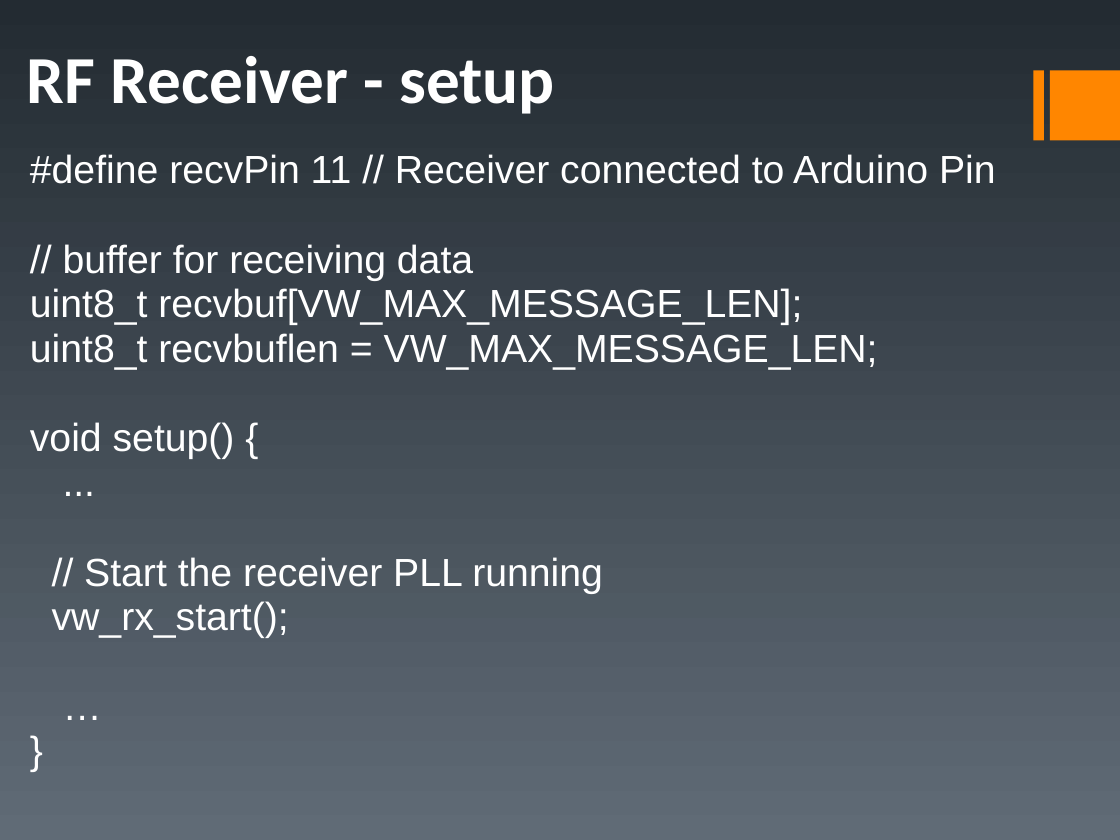
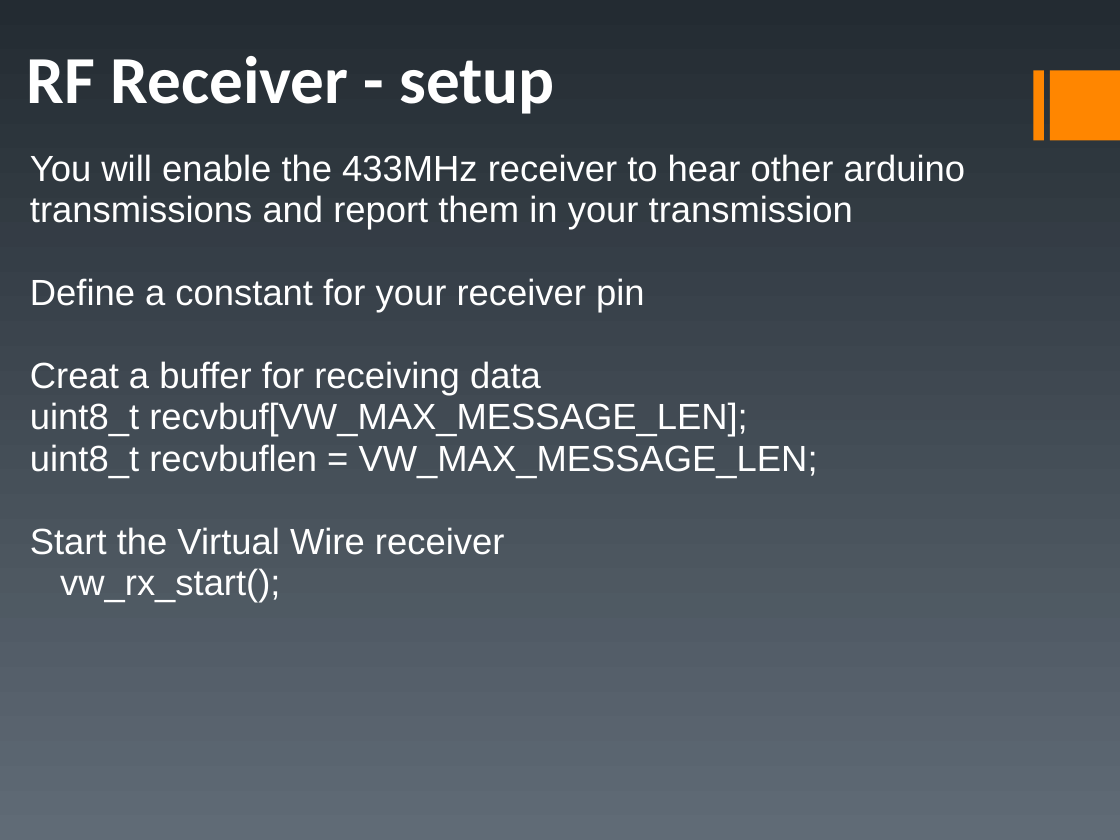
Before and after one commit to fwin-dev/arduino_sonar_web_api, a slide deck: slide 27 of examples/duinofest.ppt (slide 28 before the commit). Drawn at 1120x840 pixels with LibreOffice and Linux fonts; fonts in the diff are those of the drawing. Boxes give left, top, right and bottom in pixels: in the first picture for what was removed or moved away, otherwise in the second. Text is boxed around its words. In the diff, an @@ line names an element or a change of style, - is before the commit and + after.

```diff
--- a/examples/duinofest.ppt
+++ b/examples/duinofest.ppt
@@ text at bbox=[30, 154, 965, 603]: paragraphs removed @@
-…
-}
@@ text at bbox=[30, 154, 965, 396]: text changed; size 28 to 26 pt @@
-#define recvPin 11 // Receiver connected to Arduino Pin
-// buffer for receiving data
+You will enable the 433MHz receiver to hear other arduino transmissions and report them in your transmission
+Define a constant for your receiver pin
+Creat a buffer for receiving data
@@ text at bbox=[30, 402, 818, 603]: size 28 to 26 pt in "uint8_t recvbuf[VW_MAX_MESSAGE_LEN];", "uint8_t recvbuflen = VW_MAX_MESSAGE_LEN;", "vw_rx_start();" @@
@@ text at bbox=[30, 527, 504, 555]: text changed; size 28 to 26 pt @@
-void setup() {
-...
-// Start the receiver PLL running
+Start the Virtual Wire receiver
```
Also in this commit, not shown: 9 other slides changed, 2 slides added, 3 slides removed, 4 other files.
